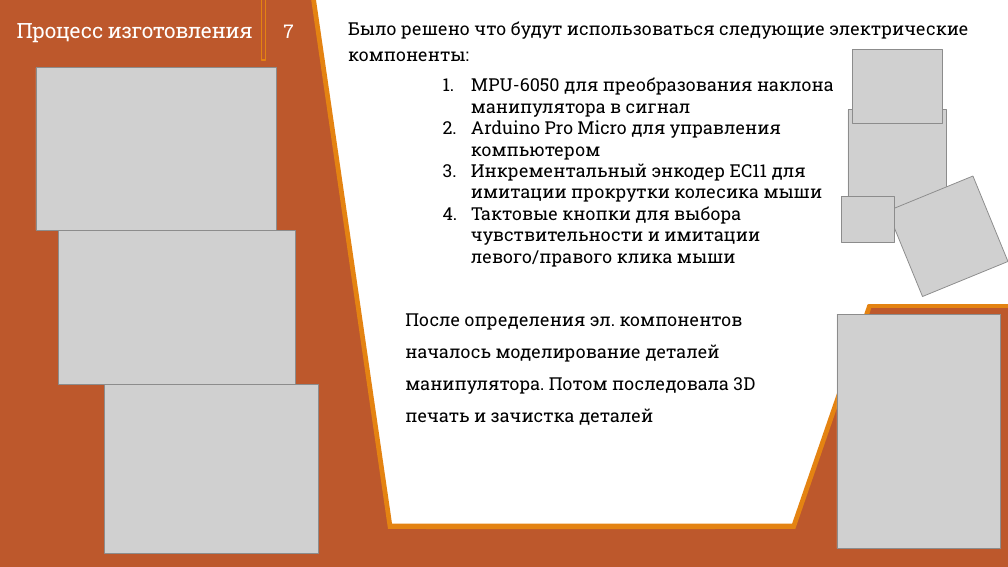
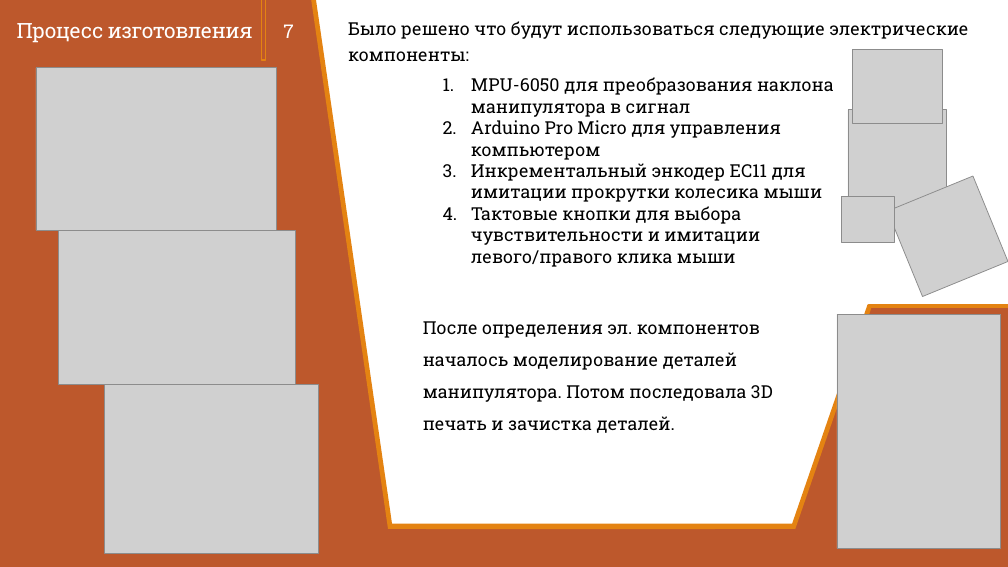
Before and after one commit to Zerocummer/Mmm-Yummers, a slide deck: slide 7 of Мышка для людей с ОВЗ/Документы/Презентация о манипуляторе.pptx. Drawn at 1008x567 pixels with LibreOffice and Linux fonts; fonts in the diff are those of the drawing; grey boxes stand for pictures. Boxes give left, top, right and bottom in pixels: in the first picture for what was removed or moved away, otherwise in the second. Text is boxed around its words. In the diff, an @@ line names an element or a change of style, - is before the commit and + after.

```diff
--- a/Мышка для людей с ОВЗ/Документы/Презентация о манипуляторе.pptx
+++ b/Мышка для людей с ОВЗ/Документы/Презентация о манипуляторе.pptx
@@ text at (x1=423, y1=321, x2=773, y2=433): text changed @@
-После определения эл. компонентов началось моделирование деталей манипулятора. Потом последовала 3D печать и зачистка деталей
+После определения эл. компонентов началось моделирование деталей манипулятора. Потом последовала 3D печать и зачистка деталей.
```
Also in this commit, not shown: 6 other slides changed, 2 other files.
